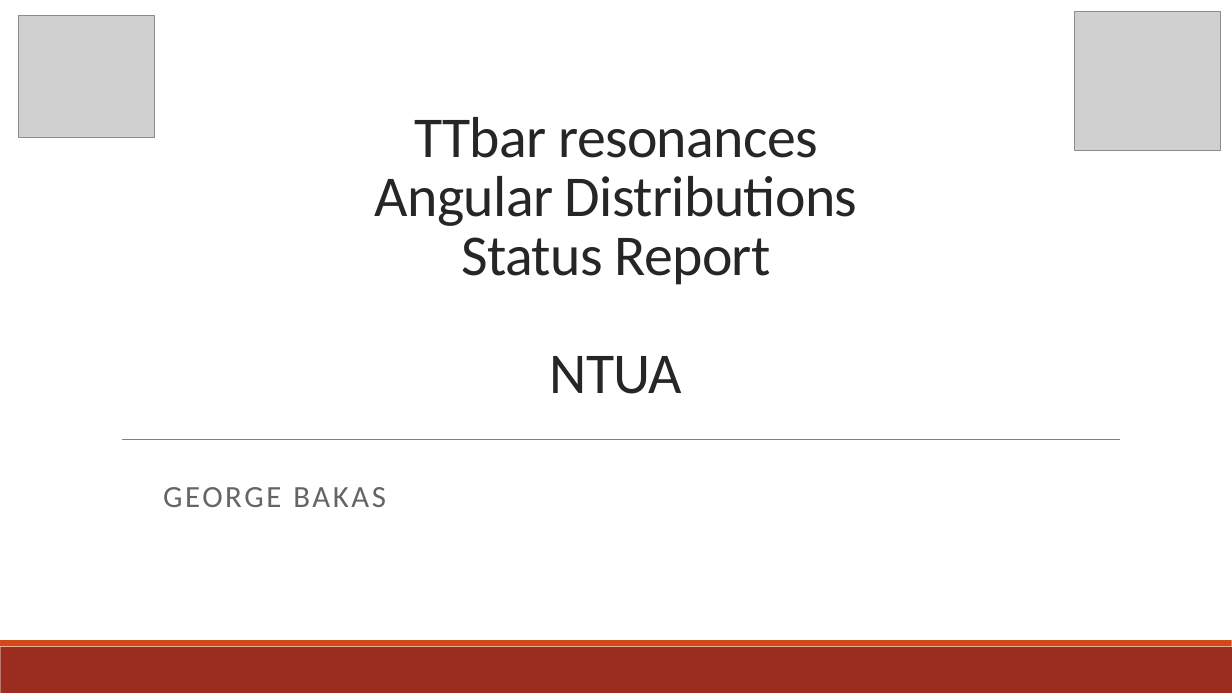
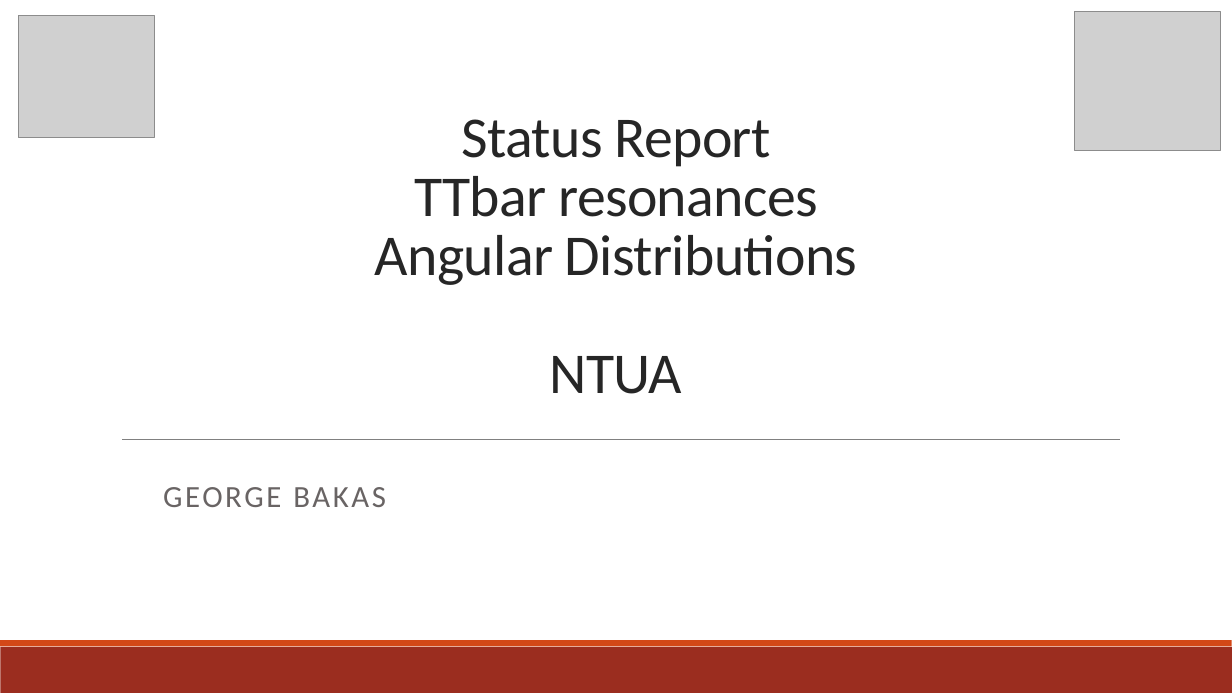
Before and after one commit to georgebakas/HEP-NTUA, a slide deck: slide 1 of Weekly Meetings/HEP_Angular_Distributions_Presentation_21May2019.pptx. Drawn at 1232x693 pixels with LibreOffice and Linux fonts; fonts in the diff are those of the drawing; grey boxes stand for pictures. Boxes give left, top, right and bottom in pixels: in the first picture for what was removed or moved away, otherwise in the second. Text is boxed around its words. In the diff, an @@ line names an element or a change of style, - is before the commit and + after.

```diff
--- a/Weekly Meetings/HEP_Angular_Distributions_Presentation_21May2019.pptx
+++ b/Weekly Meetings/HEP_Angular_Distributions_Presentation_21May2019.pptx
@@ title at <box>375,119,857,394</box>: text changed @@
-TTbar resonances
-Angular Distributions
-Status Report
-NTUA
+Status Report
+TTbar resonances
+Angular Distributions
+NTUA
```
Also in this commit, not shown: 2 other slides changed, 19 slides added, 27 other files.
